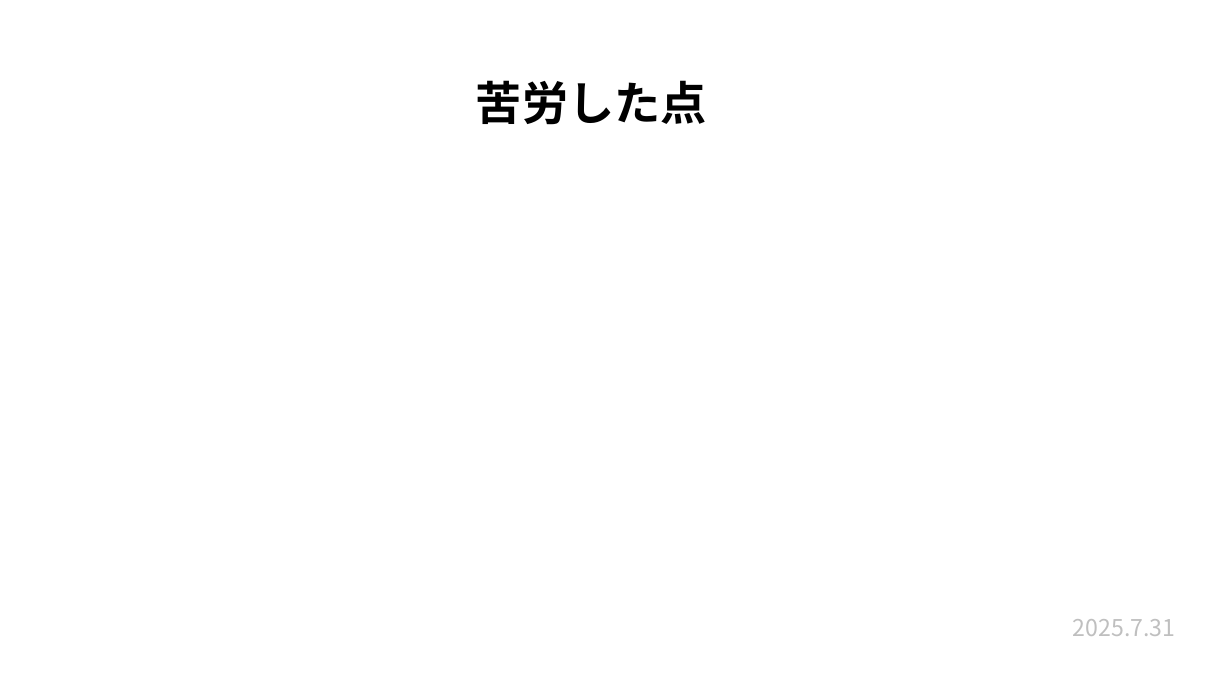
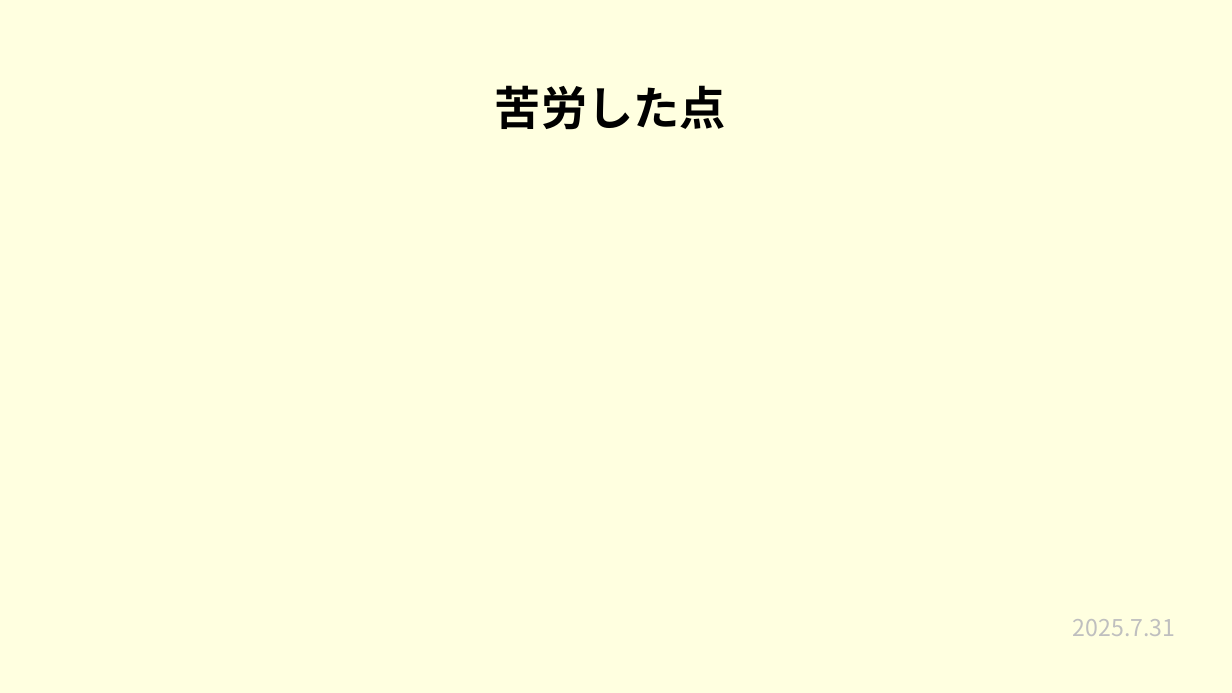
Before and after one commit to plusdojo2025/a2-7, a slide deck: slide 9 of 発表準備/7月成果発表会.pptx. Drawn at 1232x693 pixels with LibreOffice and Linux fonts; fonts in the diff are those of the drawing. Boxes give left, top, right and bottom in pixels: in the first picture for what was removed or moved away, otherwise in the second. Text is boxed around its words. In the diff, an @@ line names an element or a change of style, - is before the commit and + after.

```diff
--- a/発表準備/7月成果発表会.pptx
+++ b/発表準備/7月成果発表会.pptx
@@ rectangle added at box(0, 0, 1232, 693), fill #FFFFE0 @@
@@ title "苦労した点": place and size @@
-title "苦労した点" at box(476, 80, 707, 125)
+title "苦労した点" at box(495, 85, 726, 130)
```
Also in this commit, not shown: 15 other slides changed.
